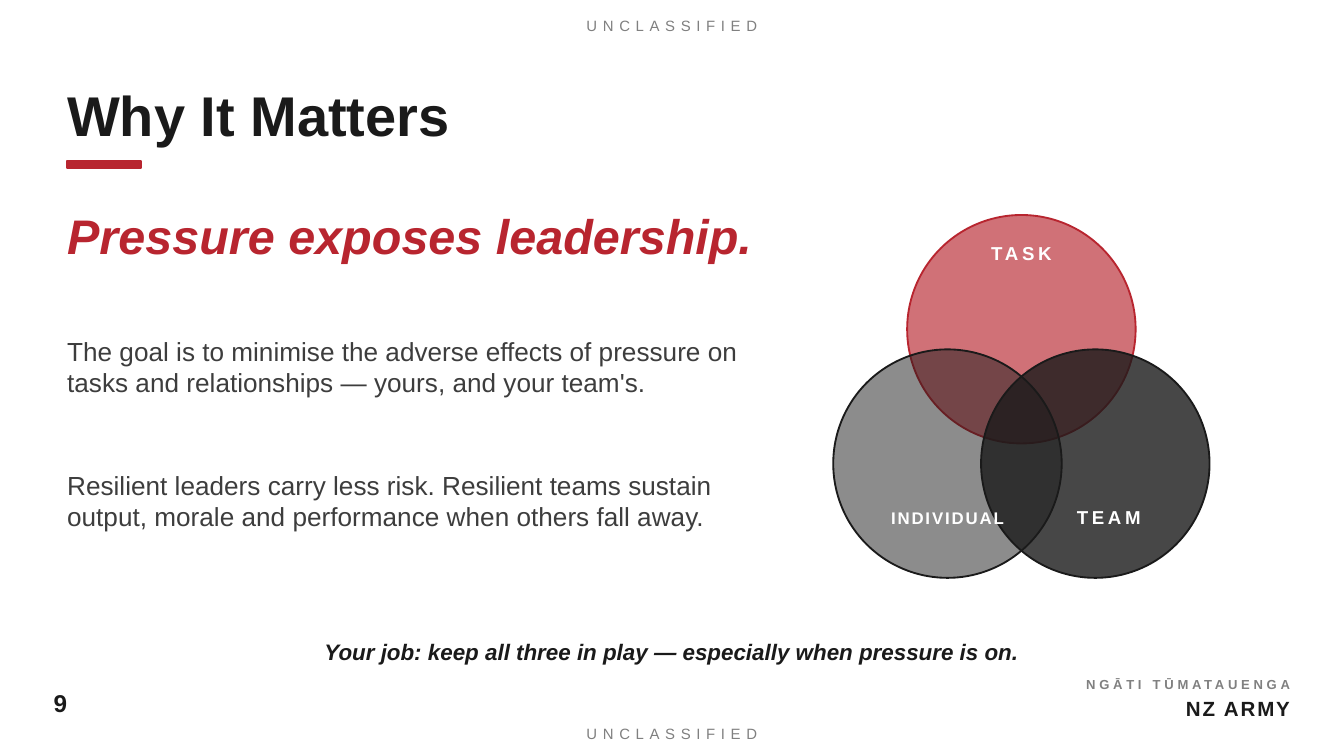
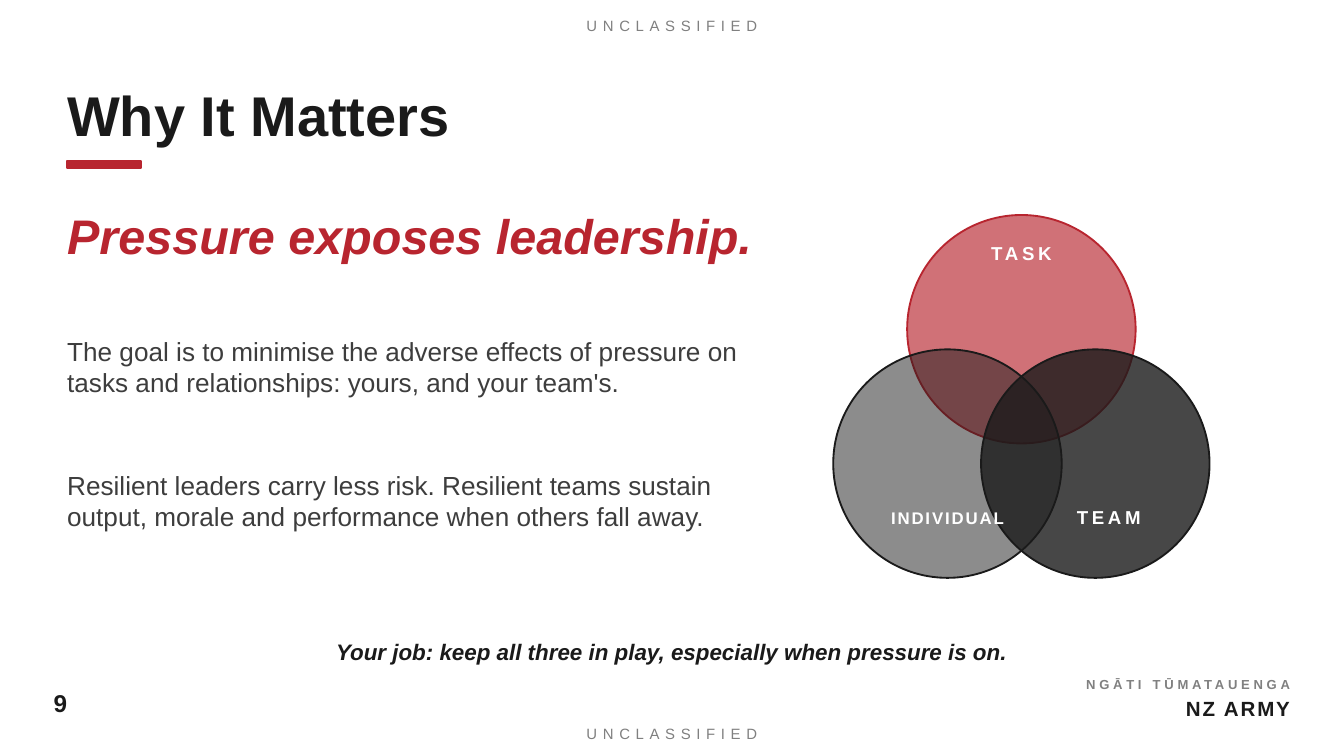
Before and after one commit to TacEdge/PUP, a slide deck: slide 9 of output/ci-opening-address-lead-teams.pptx. Drawn at 1344x756 pixels with LibreOffice and Linux fonts; fonts in the diff are those of the drawing. Boxes give left, top, right and bottom in pixels: in the first picture for what was removed or moved away, otherwise in the second. Text is boxed around its words. In the diff, an @@ line names an element or a change of style, - is before the commit and + after.

```diff
--- a/output/ci-opening-address-lead-teams.pptx
+++ b/output/ci-opening-address-lead-teams.pptx
@@ text at (67,342,737,398): text changed @@
-The goal is to minimise the adverse effects of pressure on tasks and relationships — yours, and your team's.
+The goal is to minimise the adverse effects of pressure on tasks and relationships: yours, and your team's.
@@ text at (336,643,1007,665): text changed @@
-Your job: keep all three in play — especially when pressure is on.
+Your job: keep all three in play, especially when pressure is on.
```
Also in this commit, not shown: 7 other slides changed, 1 other file.
